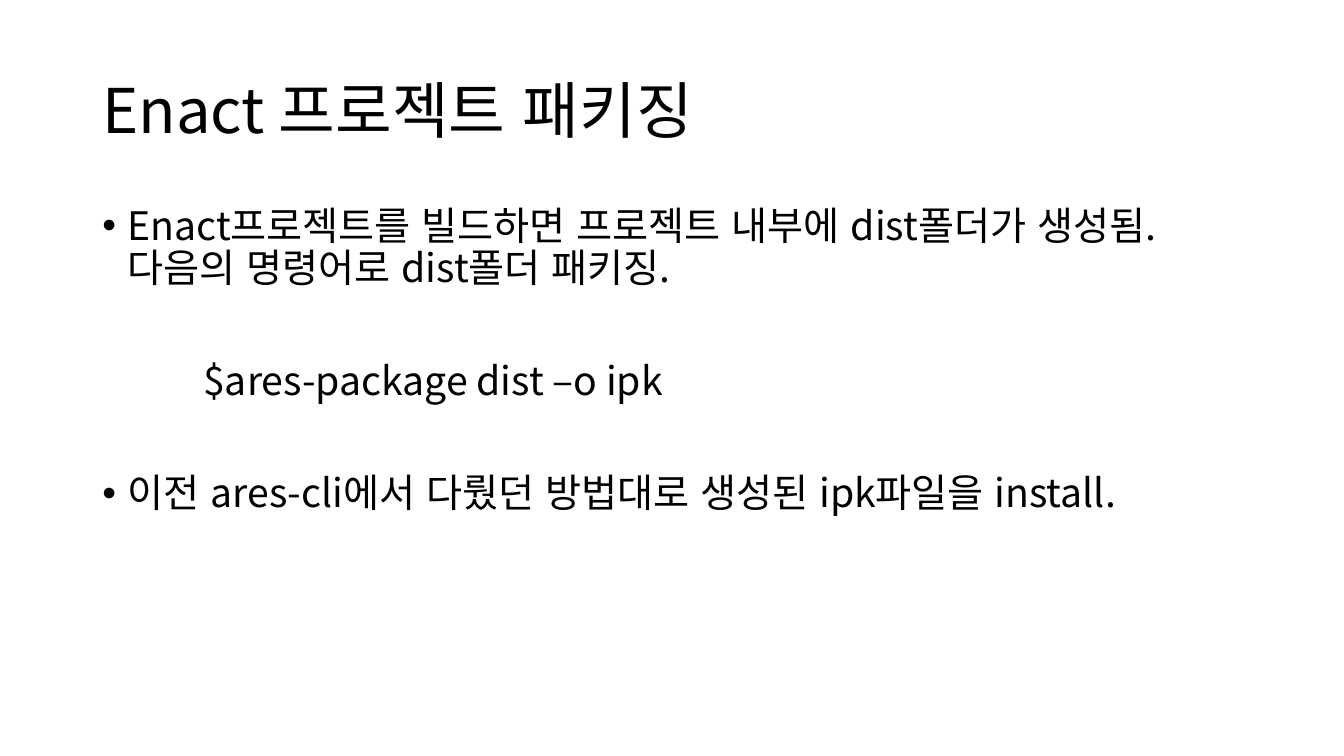
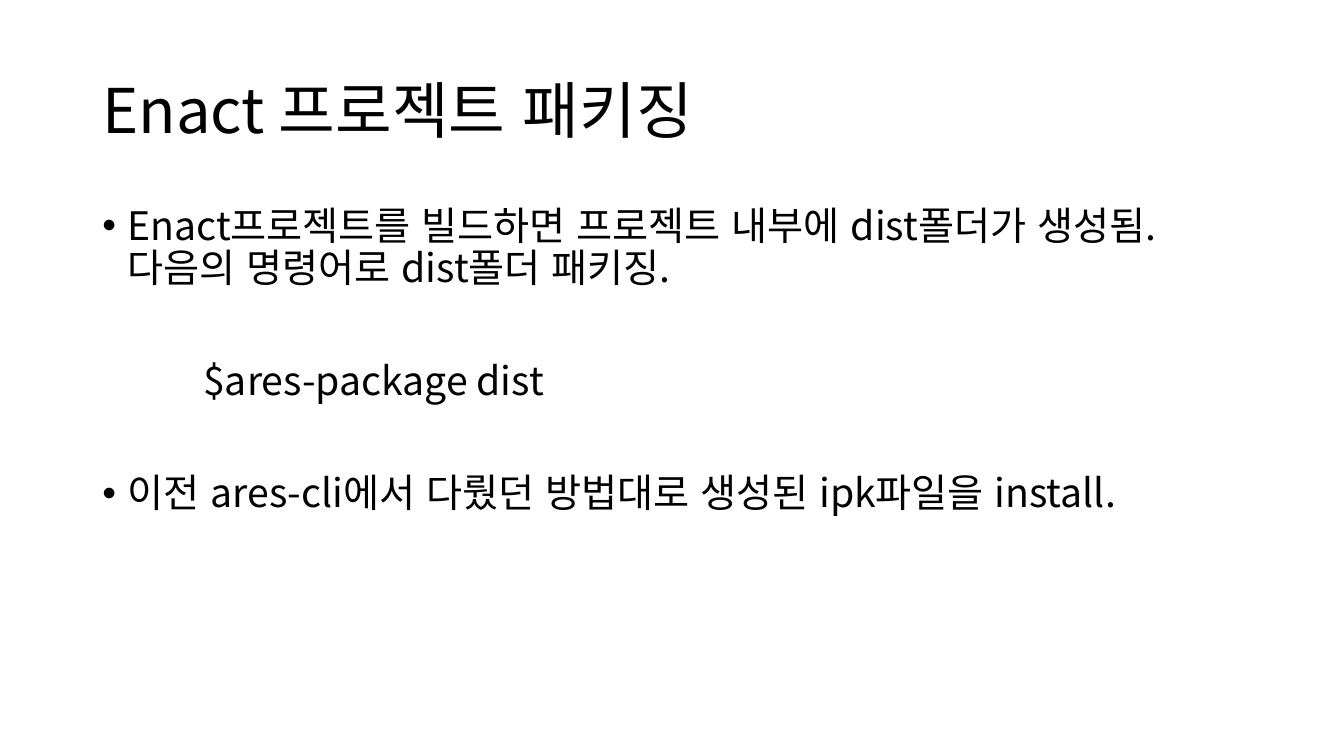
Before and after one commit to twozero69/2021ESWContest_webOS_3020, a slide deck: slide 8 of 기술연구/enact웹앱개발/enact시리즈1-개발환경구성.pptx. Drawn at 1344x756 pixels with LibreOffice and Linux fonts; fonts in the diff are those of the drawing. Boxes give left, top, right and bottom in pixels: in the first picture for what was removed or moved away, otherwise in the second. Text is boxed around its words. In the diff, an @@ line names an element or a change of style, - is before the commit and + after.

```diff
--- a/기술연구/enact웹앱개발/enact시리즈1-개발환경구성.pptx
+++ b/기술연구/enact웹앱개발/enact시리즈1-개발환경구성.pptx
@@ text at (x1=203, y1=362, x2=544, y2=405): text changed @@
-$ares-package dist –o ipk
+$ares-package dist
```
Also in this commit, not shown: 16 other files.
